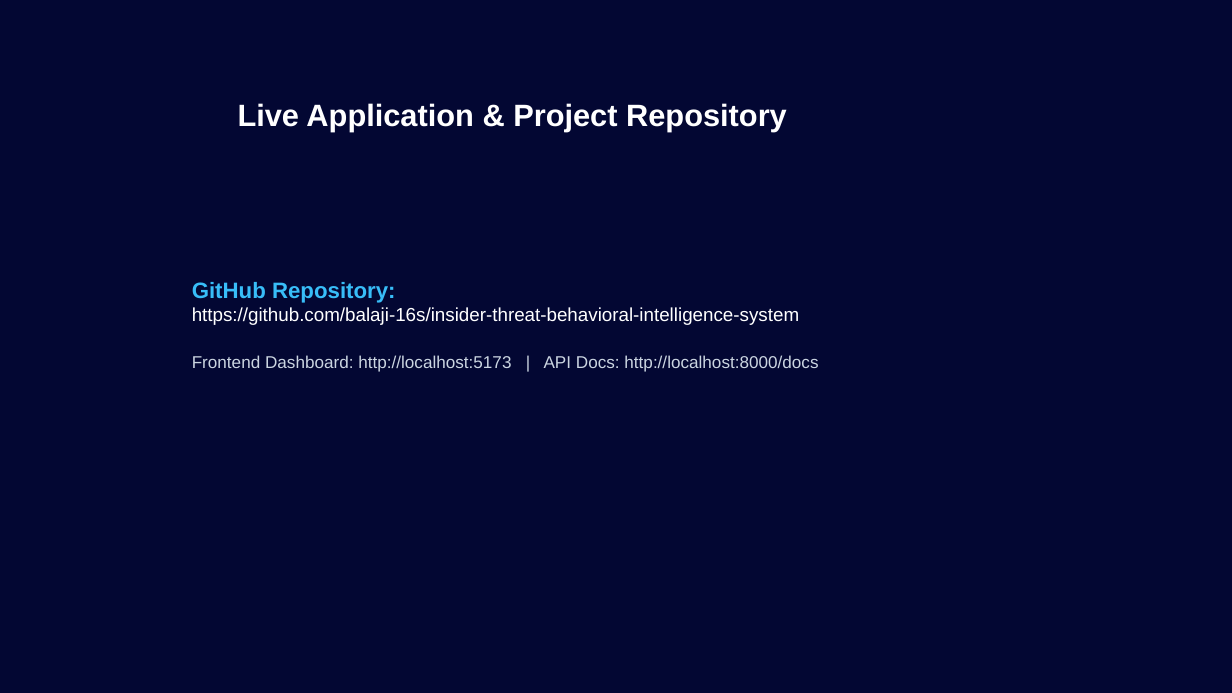
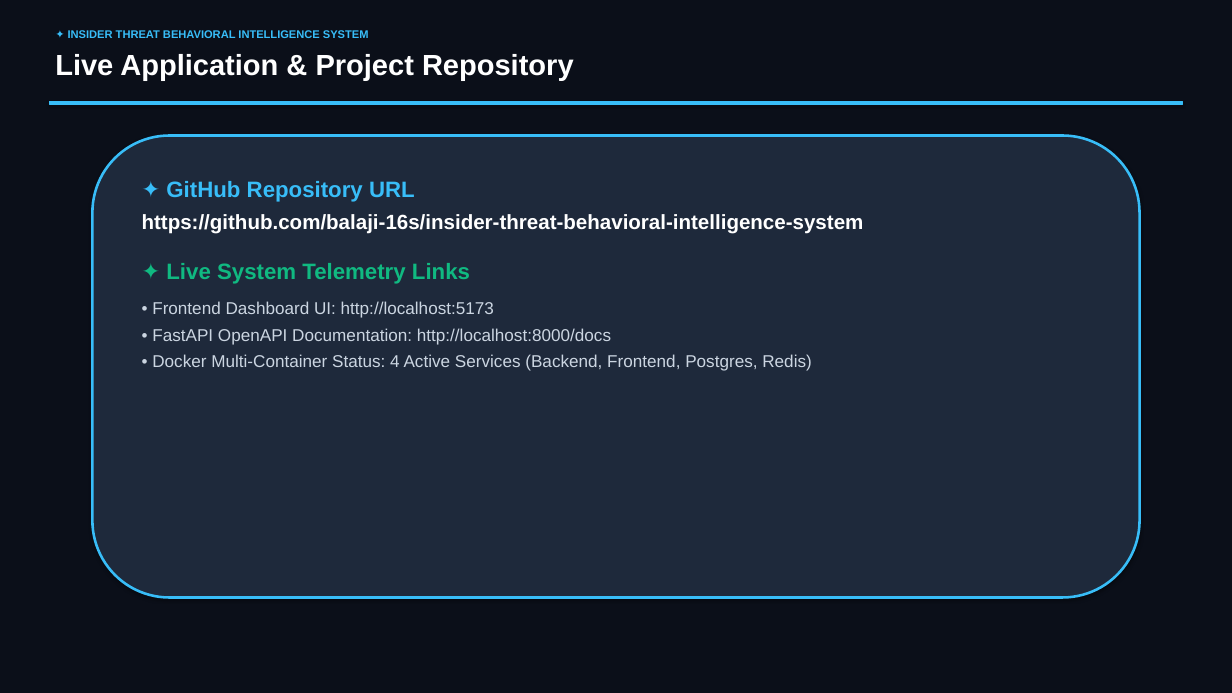
Before and after one commit to balaji-16s/insider-threat-behavioral-intelligence-system, a slide deck: slide 12 of Insider_Threat_Intel_System_Presentation.pptx. Drawn at 1232x693 pixels with LibreOffice and Linux fonts; fonts in the diff are those of the drawing. Boxes give left, top, right and bottom in pixels: in the first picture for what was removed or moved away, otherwise in the second. Text is boxed around its words. In the diff, an @@ line names an element or a change of style, - is before the commit and + after.

Commit message:
Redesign presentation deck with dark cybersecurity theme, architecture diagram, and app screenshots

```diff
--- a/Insider_Threat_Intel_System_Presentation.pptx
+++ b/Insider_Threat_Intel_System_Presentation.pptx
@@ background #030733 to #0B0F19 @@
@@ text "Live Application & Project Repository" moved from (x1=238, y1=103, x2=787, y2=132) to (x1=55, y1=54, x2=574, y2=80) @@
@@ text "Live Application & Project Repository" at (x1=55, y1=54, x2=574, y2=80): size 36 to 34 pt; line spacing 1.2 to 1 @@
@@ text added at (x1=68, y1=30, x2=369, y2=41), 13 pt, text #38BDF8, bold @@
+✦ INSIDER THREAT BEHAVIORAL INTELLIGENCE SYSTEM
@@ rectangle added at (x1=49, y1=102, x2=1183, y2=104), fill #38BDF8, outline #38BDF8 0.75 pt @@
@@ rounded rectangle added at (x1=92, y1=136, x2=1140, y2=598), fill #1E293B, outline #38BDF8 3 pt @@
@@ text at (x1=142, y1=181, x2=864, y2=371): text changed; size 22 to 20 pt; text colour #FFFFFF to #CBD5E1 @@
-GitHub Repository:
-https://github.com/balaji-16s/insider-threat-behavioral-intelligence-system
-Frontend Dashboard: http://localhost:5173 | API Docs: http://localhost:8000/docs
+✦ GitHub Repository URL
+https://github.com/balaji-16s/insider-threat-behavioral-intelligence-system
+✦ Live System Telemetry Links
+• Frontend Dashboard UI: http://localhost:5173
+• FastAPI OpenAPI Documentation: http://localhost:8000/docs
+• Docker Multi-Container Status: 4 Active Services (Backend, Frontend, Postgres, Redis)
```
Also in this commit, not shown: 13 slides added, 13 slides removed.
